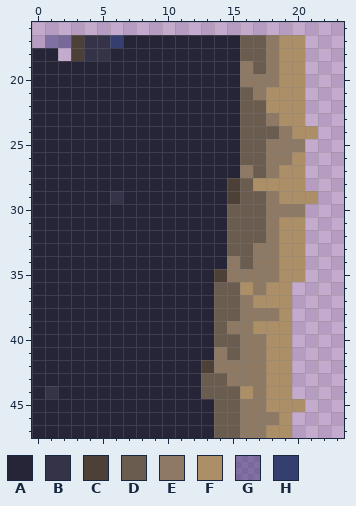
Two versions of one pixel-art file, assets_src/image/terrain/tilesetsTall/bg/grass_cave_wall_tileset_tall_6_4.ase. That is the earlier state.
24x48 pixels, 1 frame. Shown: x 0..23, y 16..47.
Visible layers, top first: "Void", "walls", "Shadow".
Palette (. is transparent): A #262437  B #353348  C #4d4036  D #6b5c50  E #8d7964  F #ac8e67  G #14165e62  H #343e6f
Pixels before, first column x 0:
17 .GGCBBHAAAAAAAAADDEFF.
18 AA.CBBAAAAAAAAAADDEFF.
19 AAAAAAAAAAAAAAAAEDEFF.
20 AAAAAAAAAAAAAAAAEEEFF.
21 AAAAAAAAAAAAAAAADEFFF.
22 AAAAAAAAAAAAAAAADDFFF.
23 AAAAAAAAAAAAAAAADDEFF.
24 AAAAAAAAAAAAAAAADDDEFF
25 AAAAAAAAAAAAAAAADDEEE.
26 AAAAAAAAAAAAAAAADDEEF.
27 AAAAAAAAAAAAAAAAEDEFF.
28 AAAAAAAAAAAAAAACDFFFF.
29 AAAAAABAAAAAAAACDDEFFF
30 AAAAAAAAAAAAAAADDDEEE.
31 AAAAAAAAAAAAAAADDDEFF.
32 AAAAAAAAAAAAAAADDDEFF.
33 AAAAAAAAAAAAAAADDEEFF.
34 AAAAAAAAAAAAAAAEDEEFF.
35 AAAAAAAAAAAAAACEEEEFF.
36 AAAAAAAAAAAAAADDFEFF..
37 AAAAAAAAAAAAAADDEFFF..
38 AAAAAAAAAAAAAADDEEEF..
39 AAAAAAAAAAAAAADEEFFF..
40 AAAAAAAAAAAAAADDEEFF..
41 AAAAAAAAAAAAAAEDEEFF..
42 AAAAAAAAAAAAACEEEEFF..
43 AAAAAAAAAAAAADDEEEFF..
44 ABAAAAAAAAAAADDDFEFF..
45 AAAAAAAAAAAAAADDEEFFF.
46 AAAAAAAAAAAAAADDEEEF..
47 AAAAAAAAAAAAAADDEEFF..
New version:
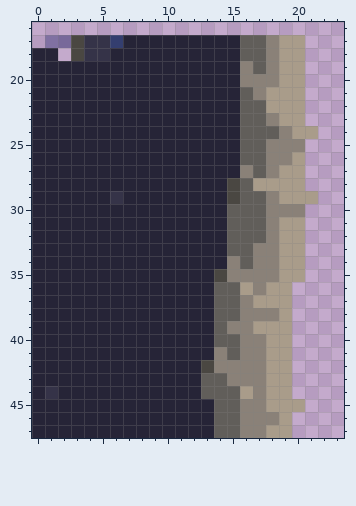
From old to new:
colour C: #4d4036 -> #4a4742
colour D: #6b5c50 -> #615e5a
colour E: #8d7964 -> #8a8178
colour F: #ac8e67 -> #a99c8a
Pixel boxes of the changes (left, top, right, bottom) in both pictures:
changed: (71, 35, 84, 61)
changed: (201, 35, 318, 438)
